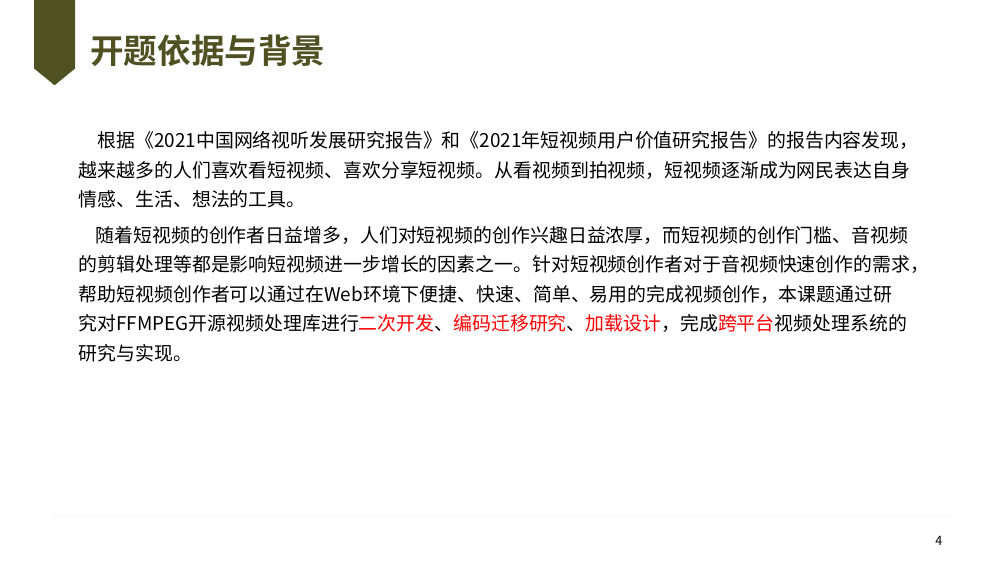
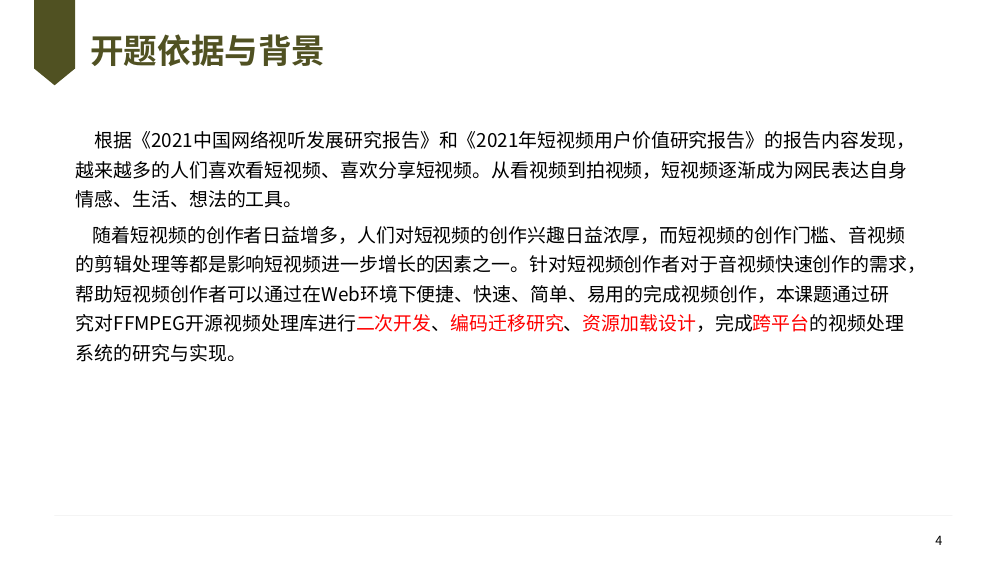
Before and after one commit to knoxnoe/GraduationProject, a slide deck: slide 4 of doc/paper/v2/缑通旺-开题.pptx. Drawn at 1008x567 pixels with LibreOffice and Linux fonts; fonts in the diff are those of the drawing; background and template pictures are left out. Boxes give left, top, right and bottom in pixels: in the first picture for what was removed or moved away, otherwise in the second. Text is boxed around its words. In the diff, an @@ line names an element or a change of style, - is before the commit and + after.

```diff
--- a/doc/paper/v2/缑通旺-开题.pptx
+++ b/doc/paper/v2/缑通旺-开题.pptx
@@ text at box(76, 226, 926, 362): text changed @@
-随着短视频的创作者日益增多，人们对短视频的创作兴趣日益浓厚，而短视频的创作门槛、音视频的剪辑处理等都是影响短视频进一步增长的因素之一。针对短视频创作者对于音视频快速创作的需求，帮助短视频创作者可以通过在Web环境下便捷、快速、简单、易用的完成视频创作，本课题通过研究对FFMPEG开源视频处理库进行二次开发、编码迁移研究、加载设计，完成跨平台视频处理系统的研究与实现。
+随着短视频的创作者日益增多，人们对短视频的创作兴趣日益浓厚，而短视频的创作门槛、音视频的剪辑处理等都是影响短视频进一步增长的因素之一。针对短视频创作者对于音视频快速创作的需求，帮助短视频创作者可以通过在Web环境下便捷、快速、简单、易用的完成视频创作，本课题通过研究对FFMPEG开源视频处理库进行二次开发、编码迁移研究、资源加载设计，完成跨平台的视频处理系统的研究与实现。
```
Also in this commit, not shown: 11 other slides changed, 10 other files.
